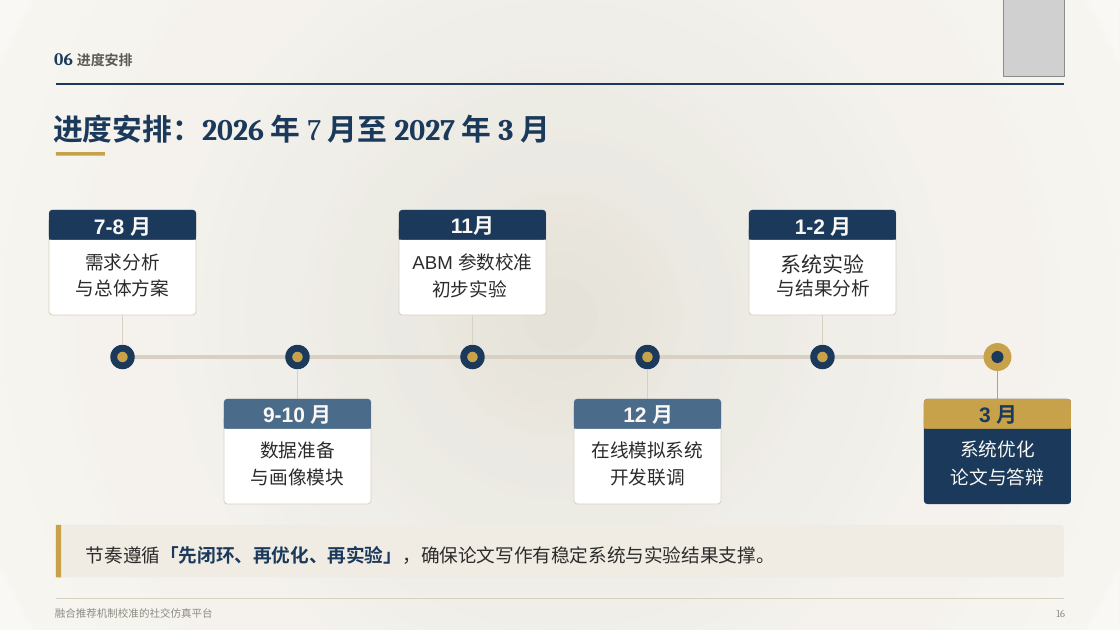
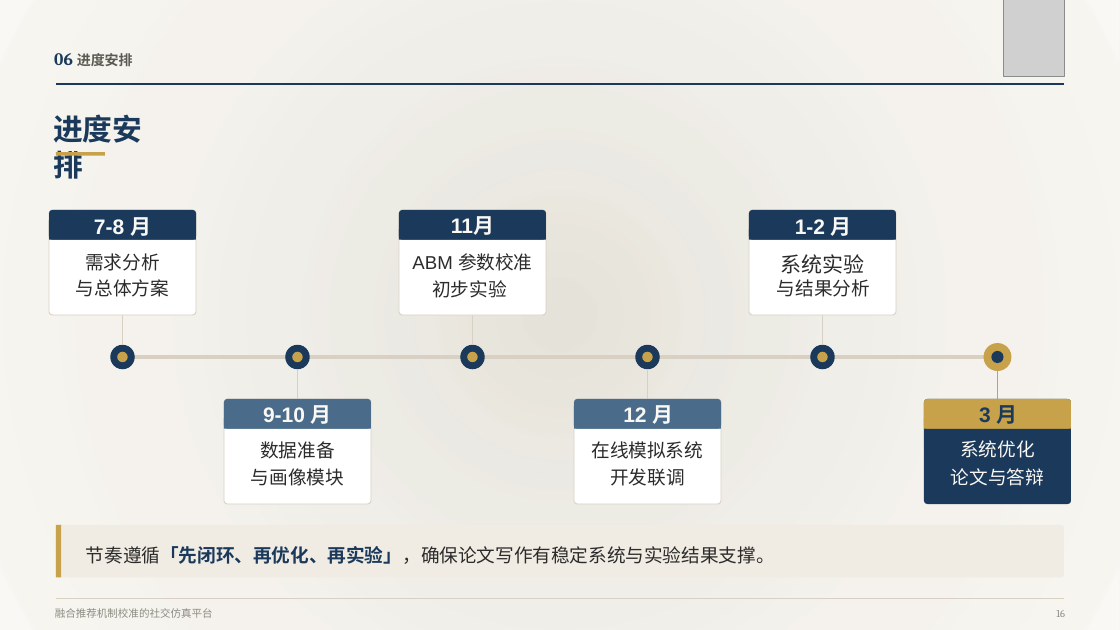
Before and after one commit to zhangyipeng623/moss_web, a slide deck: slide 15 of docs/paper/开题报告/张艺鹏-开题报告汇报PPT.pptx. Drawn at 1120x630 pixels with LibreOffice and Linux fonts; fonts in the diff are those of the drawing; grey boxes stand for pictures. Boxes give left, top, right and bottom in pixels: in the first picture for what was removed or moved away, otherwise in the second. Text is boxed around its words. In the diff, an @@ line names an element or a change of style, - is before the commit and + after.

```diff
--- a/docs/paper/开题报告/张艺鹏-开题报告汇报PPT.pptx
+++ b/docs/paper/开题报告/张艺鹏-开题报告汇报PPT.pptx
@@ text at box(53, 114, 142, 179): text changed @@
-进度安排：2026 年 7 月至 2027 年 3 月
+进度安排
```
Also in this commit, not shown: 8 other slides changed, 4 other files.
